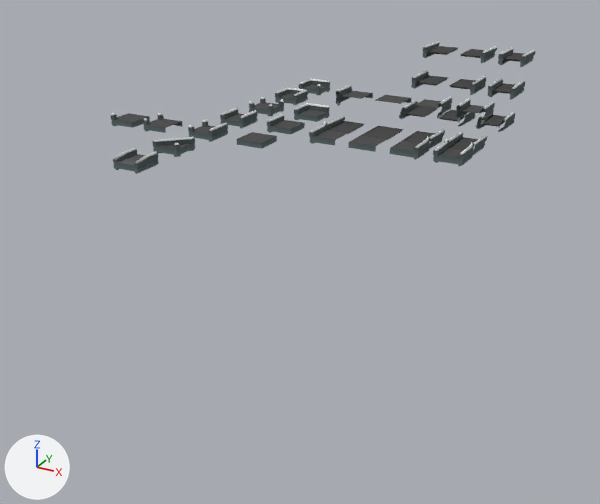
Renders of the FBX model TheLastEngineer/Assets/Art/AssetsFer/FBXs/Reemplazar/Puentes.fbx from each side of a commit.
Rendered twice from a 50 mm lens placed at (17.1, -31.0, 7.9), pointed at (6.2, -11.1, -2.1). The lights are fixed; the arrows at lower left show +X, +Y and +Z. Where no turn or scale is listed for an object, it has been applied to the vertices.

The scene before the commit, as lines of its bpy script (objects in view):
```python
ob_puente033 = bpy.data.objects.new('Puente033', me_mesh_014)
ob_puente033.location = (8.5, -6.5, 0.0)
ob_puente3sentidos = bpy.data.objects.new('Puente3Sentidos', me_mesh_002)
ob_puente3sentidos.location = (0.0, -8.0, 0.0)
ob_puente4sentidos = bpy.data.objects.new('Puente4Sentidos', me_mesh_003)
ob_puente4sentidos.location = (0.0, -4.0, 0.0)
ob_puentediagonal01 = bpy.data.objects.new('PuenteDiagonal01', me_mesh_004)
ob_puentediagonal01.location = (0.0, -10.0, 0.0)
ob_puenteesq003 = bpy.data.objects.new('PuenteEsq003', me_mesh_006)
ob_puenteesq003.location = (0.0, -2.0, 0.0)
ob_puenteesq01 = bpy.data.objects.new('PuenteEsq01', me_mesh_001)
ob_puenteesq01.location = (0.0, 0.0, 0.0)
ob_puenteinicio003 = bpy.data.objects.new('PuenteInicio003', me_mesh_005)
ob_puenteinicio003.location = (0.0, -12.0, 0.0)
```
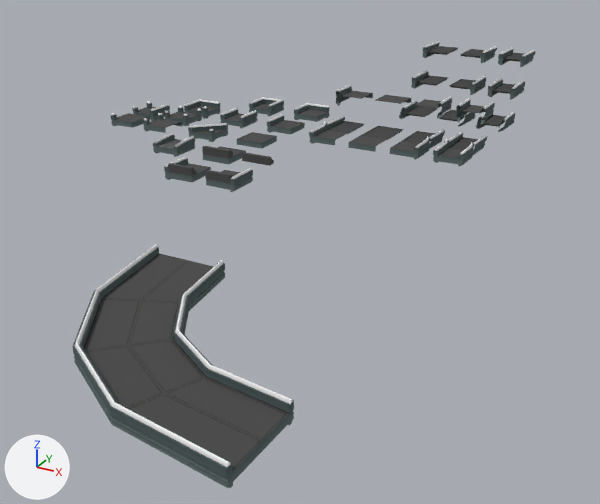
Location of each change, (x1, y1, x2, y2) in pixels of the pictures (600 x 504 px):
'Puente081', added: after (110, 393, 263, 488)
'Puente066', added: after (165, 365, 294, 450)
'Puente082', added: after (72, 343, 164, 424)
'Puente067', added: after (129, 329, 213, 393)
'Puente083', added: after (73, 289, 141, 357)
'Puente084', added: after (94, 244, 189, 301)
'Puente069', added: after (141, 260, 225, 311)
'Puente068', added: after (128, 294, 189, 346)
'PuenteInicio003', moved: before (113, 147, 159, 174); after (153, 133, 195, 157)
'PuenteDiagonal01', moved: before (153, 137, 195, 157); after (188, 123, 228, 142)
'PuenteEsq003', moved: before (275, 88, 308, 105); after (249, 97, 284, 116)
'Puente3Sentidos', moved: before (188, 119, 228, 142); after (132, 101, 170, 121)
'PuenteEsq01', moved: before (299, 79, 330, 96); after (184, 99, 221, 119)
'Puente4Sentidos', moved: before (249, 97, 284, 116); after (164, 106, 202, 126)
'Puente109', added: after (206, 168, 253, 192)
'Puente108', added: after (164, 156, 211, 182)
'Puente107', added: after (203, 146, 246, 164)
'Object007', added: after (242, 152, 274, 166)
'Object004', added: after (202, 146, 233, 159)
'Object005', added: after (168, 163, 196, 176)
'Object006', added: after (205, 170, 233, 183)

What changed in the scene script:
```text
Change ob_puente3sentidos:
    ob_puente3sentidos.location: (0.0, -8.0, 0.0) -> (-3.5, -6.75, 0.0)
Change ob_puentediagonal01:
    ob_puentediagonal01.location: (0.0, -10.0, 0.0) -> (0.0, -8.0, 0.0)
Change ob_puenteesq01:
    ob_puenteesq01.location: (0.0, 0.0, 0.0) -> (-2.0, -5.5, 0.0)
Change ob_puenteinicio003:
    ob_puenteinicio003.location: (0.0, -12.0, 0.0) -> (0.0, -10.0, 0.0)
Change ob_puenteesq003:
    ob_puenteesq003.location: (0.0, -2.0, 0.0) -> (0.0, -4.0, 0.0)
Change ob_puente4sentidos:
    ob_puente4sentidos.location: (0.0, -4.0, 0.0) -> (-2.0, -6.75, 0.0)
Add ob_puente068:
    ob_puente068 = bpy.data.objects.new('Puente068', me_mesh_035)  # 58 vertices, 60 faces; spans x -1.67..0.0, y -0.71..1.25, z -0.25..0.21; in mat_texturegradient (picture img_dehaht_png)
    ob_puente068.location = (8.5, -20.0, 0.0)
Add ob_puente081:
    ob_puente081 = bpy.data.objects.new('Puente081', me_mesh_037)  # 58 vertices, 60 faces; spans x -2.52..0.0, y 0.0..1.33, z -0.25..0.21; in mat_texturegradient (picture img_dehaht_png)
    ob_puente081.location = (11.5, -23.0, 0.0)
Add ob_puente066:
    ob_puente066 = bpy.data.objects.new('Puente066', me_mesh_033)  # 58 vertices, 60 faces; spans x -2.13..0.0, y -1.0..0.25, z -0.25..0.21; in mat_texturegradient (picture img_dehaht_png)
    ob_puente066.location = (11.5, -21.0, 0.0)
Add ob_object005:
    ob_object005 = bpy.data.objects.new('Object005', me_mesh_044)  # 17 vertices, 15 faces; spans x 0.153..1.0, y 0.0..0.25, z 0.0..0.25; in mat_texturegradient (picture img_dehaht_png)
    ob_object005.location = (2.0, -12.0, 0.0)
Add ob_puente108:
    ob_puente108 = bpy.data.objects.new('Puente108', me_mesh_043)  # 81 vertices, 83 faces; spans x 0.0..1.0, y 0.0..1.0, z -0.25..0.209; in mat_texturegradient (picture img_dehaht_png)
    ob_puente108.location = (2.0, -12.0, 0.0)
Add ob_puente107:
    ob_puente107 = bpy.data.objects.new('Puente107', me_mesh_042)  # 20 vertices, 16 faces; spans x 0.0..1.0, y 0.0..1.0, z -0.193..0.0; in mat_texturegradient (picture img_dehaht_png)
    ob_puente107.location = (2.0, -10.0, 0.0)
Add ob_puente082:
    ob_puente082 = bpy.data.objects.new('Puente082', me_mesh_038)  # 58 vertices, 60 faces; spans x -1.9..0.38, y 0.0..1.89, z -0.25..0.21; in mat_texturegradient (picture img_dehaht_png)
    ob_puente082.location = (8.98, -22.6, 0.0)
Add ob_puente083:
    ob_puente083 = bpy.data.objects.new('Puente083', me_mesh_039)  # 58 vertices, 60 faces; spans x -1.18..0.71, y 0.0..2.28, z -0.25..0.21; in mat_texturegradient (picture img_dehaht_png)
    ob_puente083.location = (7.09, -21.41, 0.0)
Add ob_puente084:
    ob_puente084 = bpy.data.objects.new('Puente084', me_mesh_040)  # 58 vertices, 60 faces; spans x -0.4..0.92, y 0.0..2.52, z -0.25..0.21; in mat_texturegradient (picture img_dehaht_png)
    ob_puente084.location = (5.9, -19.52, 0.0)
Add ob_puente109:
    ob_puente109 = bpy.data.objects.new('Puente109', me_mesh_046)  # 81 vertices, 83 faces; spans x 0.0..1.0, y 0.0..1.0, z -0.25..0.209; in mat_texturegradient (picture img_dehaht_png)
    ob_puente109.location = (3.51, -12.0, 0.0)
Add ob_object006:
    ob_object006 = bpy.data.objects.new('Object006', me_mesh_045)  # 17 vertices, 15 faces; spans x 0.0..0.847, y 0.0..0.25, z 0.0..0.25; in mat_texturegradient (picture img_dehaht_png)
    ob_object006.location = (3.5, -12.0, 0.0)
Add ob_object004:
    ob_object004 = bpy.data.objects.new('Object004', me_mesh_041)  # 16 vertices, 20 faces; spans x 0.0..1.0, y 0.0..0.25, z 0.0..0.25; in mat_texturegradient (picture img_dehaht_png)
    ob_object004.location = (2.0, -10.0, 0.0)
Add ob_puente069:
    ob_puente069 = bpy.data.objects.new('Puente069', me_mesh_036)  # 58 vertices, 60 faces; spans x -1.25..0.0, y -0.38..1.75, z -0.25..0.21; in mat_texturegradient (picture img_dehaht_png)
    ob_puente069.location = (7.75, -18.75, 0.0)
Add ob_object007:
    ob_object007 = bpy.data.objects.new('Object007', me_mesh_047)  # 12 vertices, 10 faces; spans x 0.0..1.0, y 0.0..0.25, z 0.0..0.25; in mat_texturegradient (picture img_dehaht_png)
    ob_object007.location = (3.5, -10.0, 0.0)
Add ob_puente067:
    ob_puente067 = bpy.data.objects.new('Puente067', me_mesh_034)  # 58 vertices, 60 faces; spans x -1.96..0.0, y -0.92..0.75, z -0.25..0.21; in mat_texturegradient (picture img_dehaht_png)
    ob_puente067.location = (9.75, -20.75, 0.0)
```
